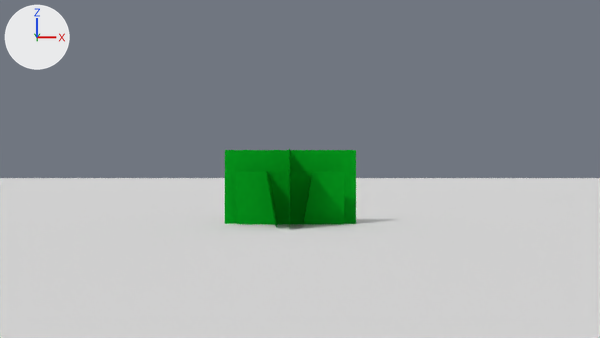
The Blender file Plants.blend: old version first, new version second.
One viewpoint serves both versions: the file's camera 'Camera'. Arrows for +X, +Y and +Z are at upper left; the lights stay in place.

The first picture shows 'Grass1 .054', 'Plane'.
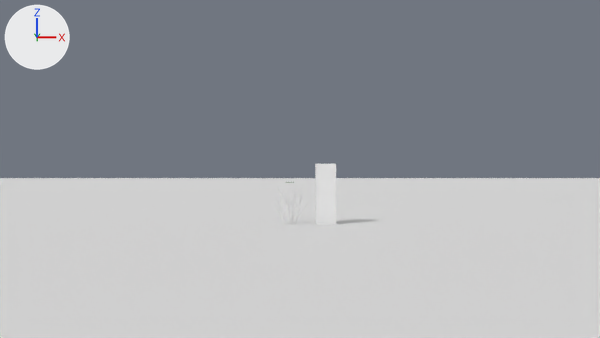
Commit message: Bush1 WIP

Location of each change, (x1, y1, x2, y2) in pixels of the pictures (600 x 338 px):
'Grass1 .054', hidden (green): before (225, 148, 356, 229)
'Cube', added: after (315, 164, 336, 224)
'Bush1 Branches', added: after (275, 188, 307, 224)

The change, as a list of edits to the scene's bpy script:
```text
Add mat_bush1_leavs:
    mat_bush1_leavs = diffuse_material('Bush1 Leavs')
    mat_bush1_leavs.base_color = (0.00311, 0.152, 0.00115)  # dark green #0a6d04
Change me_plane:
    where me_plane.from_pydata(...)  # 24 vertices, 6 faces; spans x -2.0..2.0, y -2.01..1.99, z -0.05..2.24
    used by ob_grass1__054; location = (0.0, 0.0, 0.0)
    me_plane part 1: the whole mesh is scaled about the mesh origin by 0.2
Add me_cylinder:
    me_cylinder.from_pydata(...)  # 1344 vertices, 1205 faces; spans x -0.473..0.529, y -0.547..0.526, z -0.034..1.181
Add me_cube:
    me_cube.from_pydata(...)  # a box spanning x -0.3..0.3, y -0.3..0.3, z -0.91..0.91
Add me_plane_001:
    me_plane_001.from_pydata([(-0.126, -0.31, 1.259), (0.126, -0.31, 1.259), (-0.126, 0.31, 1.259), (0.126, 0.31, 1.259), (0.0, -0.31, 1.259), (0.0, 0.31, 1.259)], [], [(4, 1, 3, 5), (0, 4, 5, 2)])
    me_plane_001.materials.append(mat_bush1_leavs)  # its picture is missing
Change ob_grass1__054:
    add ob_grass1__054.hide_set(True)  # its collection is switched off
Add ob_bush1_branches:
    ob_bush1_branches = bpy.data.objects.new('Bush1 Branches', me_cylinder)
    ob_bush1_branches.location = (0.0, 0.0, 0.0)
Add ob_cube:
    ob_cube = bpy.data.objects.new('Cube', me_cube)
    ob_cube.location = (1.07, 0.0, 0.91)
Add ob_plane_001:
    ob_plane_001 = bpy.data.objects.new('Plane.001', me_plane_001)
    ob_plane_001.location = (0.0, 0.0, 0.0)
```
